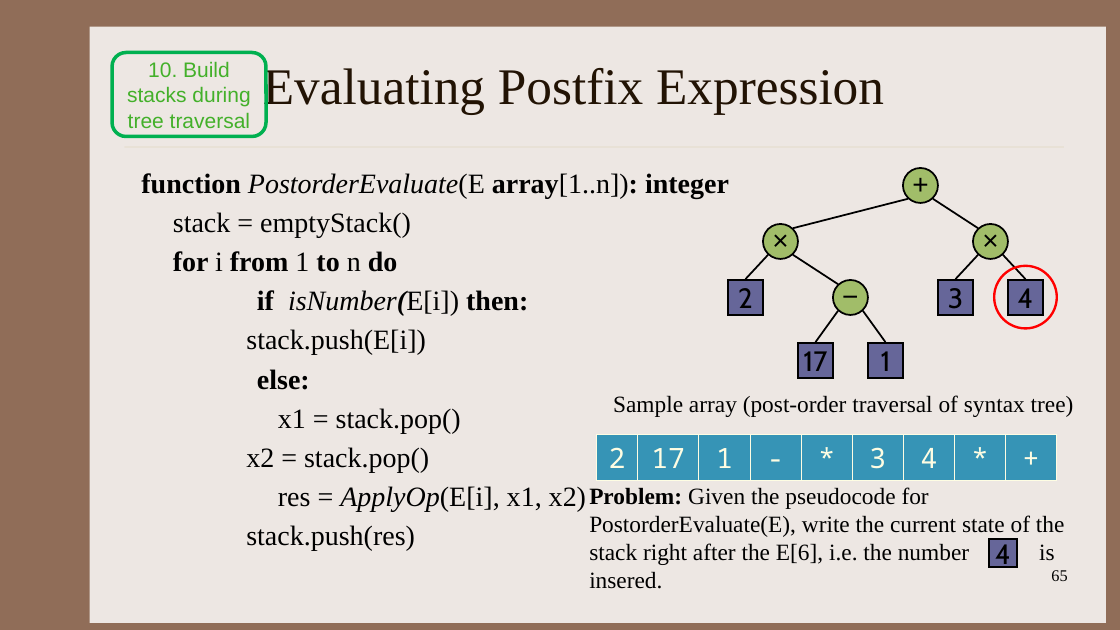
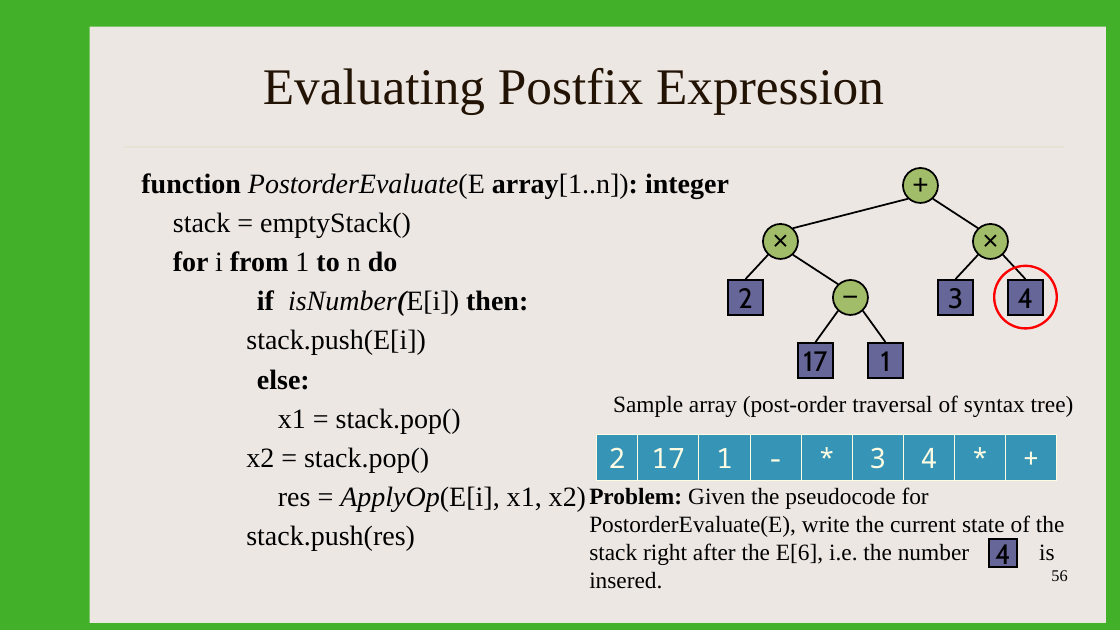
Before and after one commit to kapsitis/rbs-datastructures, a slide deck: slide 56 of slides/DS_Week04_02_StacksAndQueues.pptx (slide 65 before the commit). Drawn at 1120x630 pixels with LibreOffice and Linux fonts; fonts in the diff are those of the drawing. Boxes give left, top, right and bottom in pixels: in the first picture for what was removed or moved away, otherwise in the second. Text is boxed around its words. In the diff, an @@ line names an element or a change of style, - is before the commit and + after.

```diff
--- a/slides/DS_Week04_02_StacksAndQueues.pptx
+++ b/slides/DS_Week04_02_StacksAndQueues.pptx
@@ background #906D58 to #43B02A @@
@@ rounded rectangle removed at (112,52,266,136) @@
-10. Build stacks during tree traversal
@@ page number at (1051,570,1067,581): text changed @@
-65
+56
```
Also in this commit, not shown: 3 other slides changed, 1 slide added, 10 slides removed, 17 other files.
